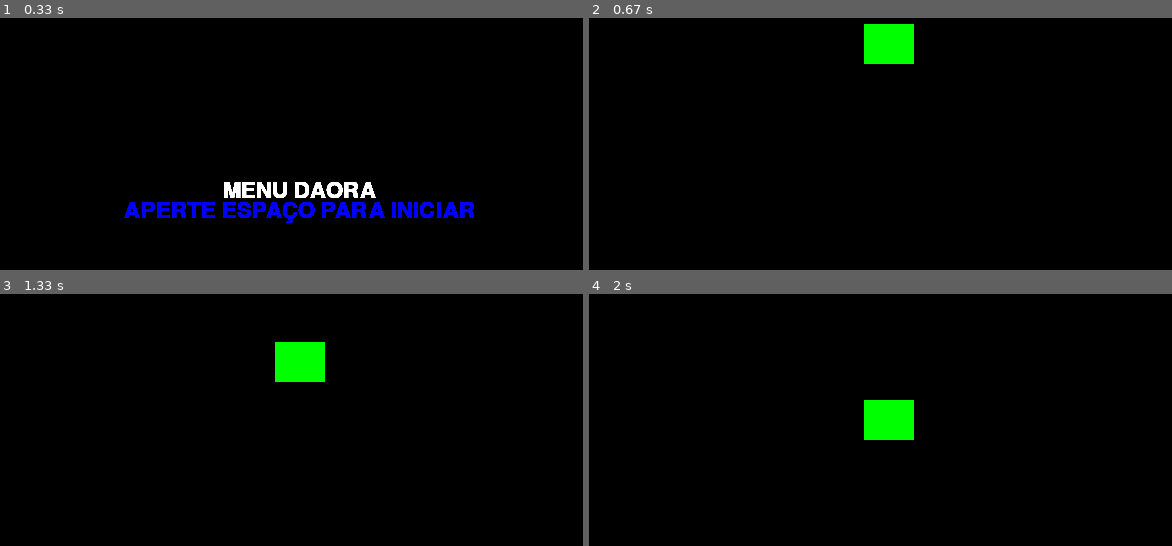
Above: before the commit, frames 1-4 (two rows, left to right).
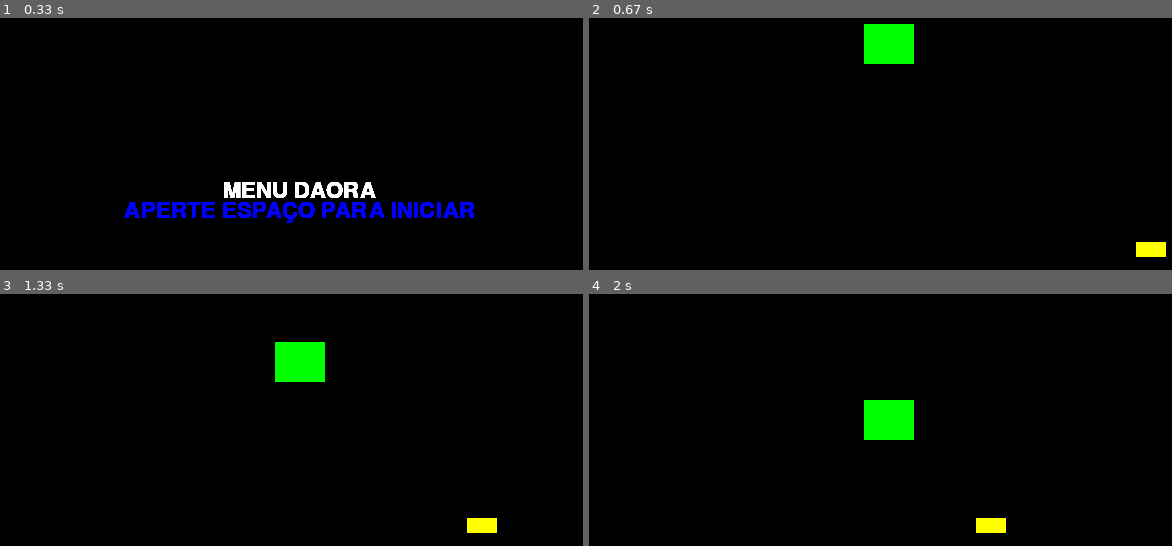
Above: after the commit, the same moments.

Repository: pedrofracassi/insper-dessoft-projeto-final
Game: pygame game, started from main.py
Same seed, same stepped clock (60 frames per second), same inputs: the game is played once before the commit and once after it.
Inputs:
- Up to frame 1 (0.33 s): no input
- Up to frame 2 (0.67 s): tap Space at 0.33 s
- Up to frame 3 (1.33 s): tap Space at 0.73, 1.03, 1.23 s
- Up to frame 4 (2 s): tap Space at 1.57, 1.87 s

Frame 1 is identical in both runs. In frame 2, 0.3% of the frame differs, in the area x 93-99%, y 88-95%; in frame 3, 0.3%; in frame 4, 0.3%.

Commit message:
iniciando primeira classe de obstaculos

Diff:
--- a/stages/jogo.py
+++ b/stages/jogo.py
@@ -1,4 +1,5 @@
 from stages.Alessandra import Alessandra
+from stages.provas import p
 import pygame
 from stage import BaseStage
 
@@ -13,7 +14,10 @@
   def run (self):
     all_sprites = pygame.sprite.Group()
     player = Alessandra()
+    prova = p()
+    all_sprites.add(prova)
     all_sprites.add(player)
+
 
     done = False
     while not done:
--- /dev/null
+++ b/stages/provas.py
@@ -0,0 +1,30 @@
+import pygame
+
+WIDTH = 600
+HEIGHT = 500
+
+WHITE = (255, 255, 255)
+BLACK = (0, 0, 0)
+RED = (255, 0, 0)
+GREEN = (0, 255, 0)
+BLUE = (0, 0, 255)
+YELLOW = (255, 255, 0)
+
+
+
+class p(pygame.sprite.Sprite):
+  def __init__(self):
+    pygame.sprite.Sprite.__init__(self)
+    self.image = pygame.Surface((30, 15))
+    self.image.fill(YELLOW)
+    self.rect = self.image.get_rect()
+    self.rect.centerx = 600
+    self.rect.bottom = (HEIGHT / 2) + 45
+    self.chao = HEIGHT / 2
+    self.speedx = -2
+
+  def update (self):
+    self.rect.centerx += self.speedx
+    self.rect.bottom+=0
+    if self.rect.centerx<=0:
+        self.rect.centerx = 600
